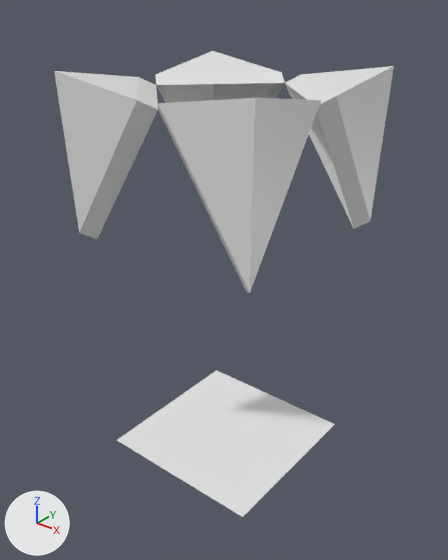
The FBX model Assets/Models/magetower.fbx as it was, and as the next commit left it.
Both versions are drawn from a 50 mm camera at (3.93, -4.99, 5.25) aimed at (0.01, -0.09, 2.21). The axes (+X, +Y, +Z) are drawn at lower left. The lights are the same throughout. Vertices at the same position are counted once.

The first picture shows 'Cube', 'Triangles'.
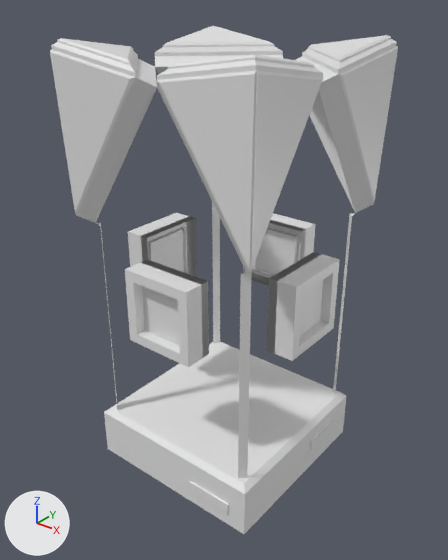
Changed parts and their boxes (x1, y1, x2, y2) in the pictures (448 x 560 px):
'Triangles', reshaped, turned, rescaled
    before: (54, 51, 394, 293)
    after: (50, 39, 398, 274)
'Bottom Part', added
    after: (104, 342, 347, 534)
'Cube', reshaped, turned, rescaled
    before: (117, 370, 335, 517)
    after: (96, 202, 355, 479)
'Windows', added
    after: (125, 213, 340, 367)
'Windows back part', added
    after: (142, 222, 323, 345)
'Top part of the triangle', added
    after: (57, 26, 391, 69)
'Detail for bottom part', added
    after: (189, 418, 335, 514)
part 2 of me_cube, added
    after: (96, 202, 355, 479)
part 3 of me_cube, deleted
    before: (117, 370, 335, 517)

The change, as a diff of the scene's bpy script:
```diff
--- a/Assets/Models/magetower.fbx.py
+++ b/Assets/Models/magetower.fbx.py
@@ me_cube @@
 # used by ob_cube; location = (0.0, 0.0, 0.0); rotation_euler = (1.571, 0.0, 0.0), in degrees (90, 0, 0); scale = (0.01, 0.01, 0.01)
-me_cube.from_pydata(...)  # 12 vertices, 1 face; spans x -100.0..100.0, y 0.0..421.0, z -100.0..100.0
+me_cube.from_pydata(...)  # 70 vertices, 28 faces; spans x -1.0..1.0, y -1.0..1.0, z 0.0..4.0
+# me_cube part 2: a new loose piece of 46 vertices spanning x -1.0..1.0, y -1.0..1.0, z 0.0..3.0, in mat_material (white #e7e7e7)
+# me_cube part 3
+# 4 vertices are removed from x -100.0..100.0, y 0.0, z -100.0..100.0
+# 1 face is deleted
+# 24 vertices are added at x -1.0..1.0, y -1.0..1.0, z 0.0..4.0
 me_cube.materials.append(mat_material)
@@ me_cube_001 @@
 # used by ob_triangles; location = (0.0, 0.0, 0.0); rotation_euler = (1.571, 0.0, 0.0), in degrees (90, 0, 0); scale = (0.01, 0.01, 0.01)
-me_cube_001.from_pydata(...)  # 24 vertices, 24 faces; spans x -118.0..118.0, y 273.0..446.0, z -118.0..118.0
+me_cube_001.from_pydata(...)  # 88 vertices, 88 faces; spans x -1.0..1.0, y -1.0..1.0, z 3.0..5.0
+# me_cube_001 part 1: 24 vertices removed from x -118.0..118.0, y 273.0..446.0, z -118.0..118.0; 88 vertices added at x -1.0..1.0, y -1.0..1.0, z 3.0..5.0
 me_cube_001.materials.append(mat_material)
@@ ob_cube @@
 ob_cube.location = (0.0, 0.0, 0.0)
-ob_cube.rotation_euler = (1.571, 0.0, 0.0)  # degrees (90, 0, 0)
-ob_cube.scale = (0.01, 0.01, 0.01)
@@ ob_triangles @@
 ob_triangles.location = (0.0, 0.0, 0.0)
-ob_triangles.rotation_euler = (1.571, 0.0, 0.0)  # degrees (90, 0, 0)
-ob_triangles.scale = (0.01, 0.01, 0.01)
@@ ob_bottom_part @@
+ob_bottom_part = bpy.data.objects.new('Bottom Part', me_cube_004)  # 12 vertices, 10 faces; spans x -1.08..1.08, y -1.08..1.08, z -0.13..0.51; in mat_material (white #e7e7e7)
+ob_bottom_part.location = (0.0, 0.0, 0.0)
@@ ob_windows @@
+ob_windows = bpy.data.objects.new('Windows', me_cube_003)  # 80 vertices, 64 faces; spans x -1.16..1.16, y -1.16..1.16, z 1.77..2.61; in mat_material (white #e7e7e7)
+ob_windows.location = (0.0, 0.0, 0.0)
@@ ob_detail_for_bottom_part @@
+ob_detail_for_bottom_part = bpy.data.objects.new('Detail for bottom part', me_cube_005)  # a box spanning x 1.08..1.12, y 0.21..0.75, z 0.16..0.31; a box spanning x -1.11..-1.07, y -0.69..-0.15, z 0.07..0.21; a box spanning x 0.33..0.87, y -1.11..-1.07, z 0.04..0.18; a box spanning x -0.69..-0.15, y 1.07..1.11, z 0.04..0.18; in mat_material (white #e7e7e7)
+ob_detail_for_bottom_part.location = (0.0, 0.0, 0.0)
@@ ob_top_part_of_the_triangle @@
+ob_top_part_of_the_triangle = bpy.data.objects.new('Top part of the triangle', me_cube_006)  # 36 vertices, 28 faces; spans x -1.13..1.13, y -1.13..1.13, z 4.58..4.75; in mat_material (white #e7e7e7)
+ob_top_part_of_the_triangle.location = (0.0, 0.0, 0.0)
@@ ob_windows_back_part @@
+ob_windows_back_part = bpy.data.objects.new('Windows back part', me_cube_002)  # a box spanning x -0.38..0.38, y 0.96..1.04, z 1.81..2.56; a box spanning x -0.38..0.38, y -1.05..-0.95, z 1.81..2.56; a box spanning x -1.04..-0.95, y -0.38..0.38, z 1.81..2.56; a box spanning x 0.95..1.04, y -0.38..0.38, z 1.81..2.56; in mat_material (white #e7e7e7)
+ob_windows_back_part.location = (0.0, 0.0, 0.0)
```
